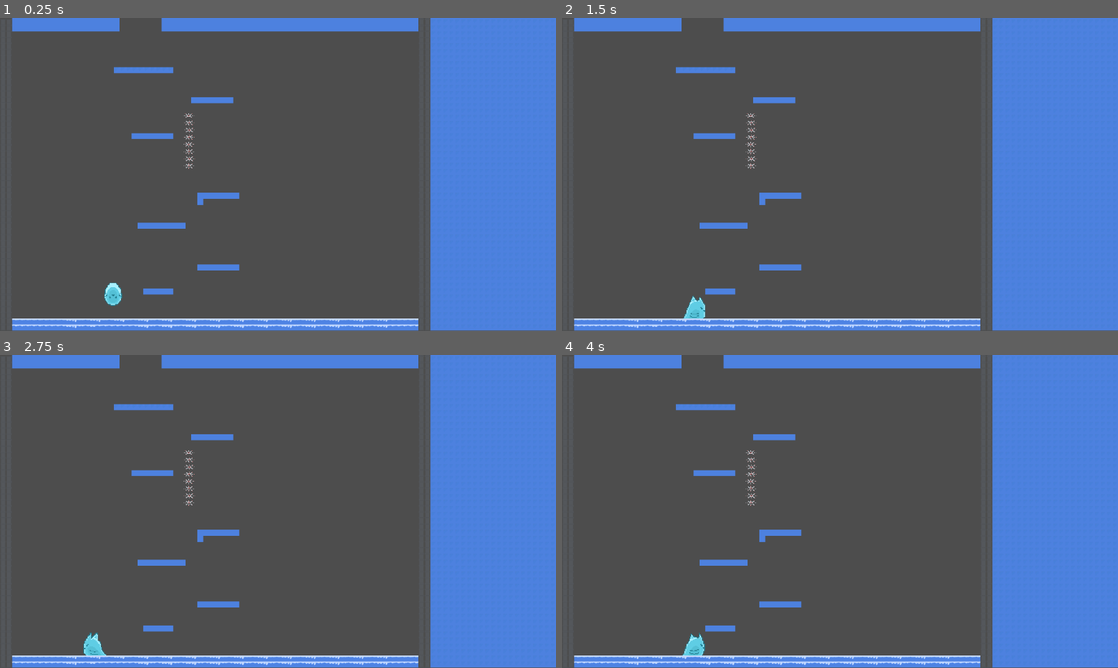
Above: before the commit, frames 1-4 (two rows, left to right).
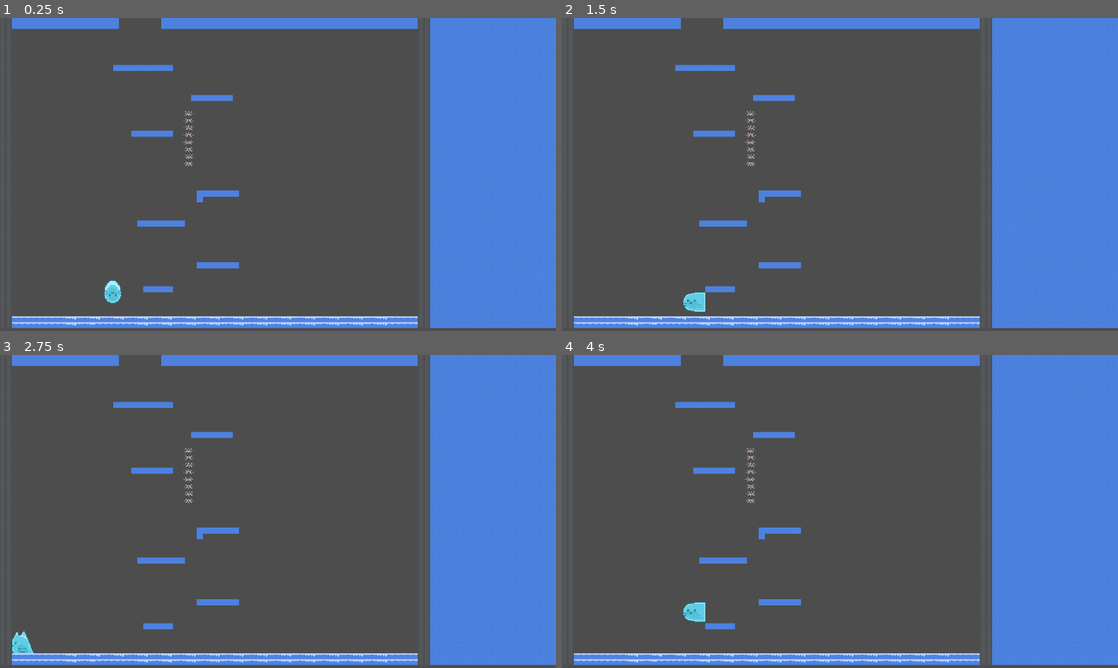
Above: after the commit, the same moments.

Repository: Flim77/ComeBack_Jam
Game: Godot game, scene res://Scenes/Test.tscn
The game is run twice, just before and just after one commit, with the same random seed, the same clock (stepped at 60 frames per second) and the same inputs.
Inputs:
- Up to frame 1 (0.25 s): no input
- Up to frame 2 (1.5 s): hold Right (move_right) from 0.53 s (still down); tap Shift (dash) at 0.6 s; tap Space (jump) at 0.77, 0.8, 1.07, 1.35 s
- Up to frame 3 (2.75 s): tap Space (jump) at 1.52, 1.82, 2.3 s; tap Shift (dash) at 1.55, 2.1 s; release Right (move_right) at 2.03 s; hold Left (move_left) from 2.03 s (still down)
- Up to frame 4 (4 s): release Left (move_left) at 2.78 s; hold Right (move_right) from 2.78 s (still down); tap E (split) at 2.85 s; tap Space (jump) at 3.02, 3.32, 3.77, 3.8 s; tap Shift (dash) at 3.05, 3.6 s

The runs differ from the first frame. In frame 1, 5.1% of the frame differs, in the area x 2-100%, y 0-100%; in frame 2, 5.2%; in frame 3, 5.4%; in frame 4, 5.4%.

Commit message:
camera fix

Diff:
--- a/come-back/Scenes/Test.tscn
+++ b/come-back/Scenes/Test.tscn
@@ -116,12 +116,6 @@
 physics_layer_0/collision_layer = 1
 sources/0 = SubResource("TileSetAtlasSource_0dy5s")
 
-[sub_resource type="RectangleShape2D" id="RectangleShape2D_f2nln"]
-size = Vector2(1151, 839)
-
-[sub_resource type="RectangleShape2D" id="RectangleShape2D_efk68"]
-size = Vector2(1151.5, 836.5)
-
 [node name="Level" type="Node2D" unique_id=1392105413]
 script = ExtResource("1_efk68")
 
@@ -142,32 +136,14 @@
 tile_map_data = PackedByteArray("AAAhABsAAAAKAAgAAAAiABsAAAAKAAgAAAAiABoAAAAKAAgAAAAjABoAAAAKAAgAAAAkABoAAAAKAAgAAAAlAB …(18576 unchanged characters)…
 tile_set = SubResource("TileSet_gxb1y")
 
-[node name="Camera2D" type="Camera2D" parent="." unique_id=588168796]
-position = Vector2(105, 31.999992)
-scale = Vector2(2.8298318, 2.168859)
+[node name="Camera2D" type="Camera2D" parent="." unique_id=403361389]
+position = Vector2(106, 38.000004)
+scale = Vector2(8.007948, 4.7039495)
 zoom = Vector2(0.215, 0.215)
 
 [node name="StaticBody2D" parent="." unique_id=997201193 instance=ExtResource("3_0dy5s")]
 position = Vector2(-133, -58)
-
-[node name="Floors" type="Node2D" parent="." unique_id=618612029]
-visible = false
-
-[node name="Floor1" type="Area2D" parent="Floors" unique_id=1131949694]
-visible = false
-
-[node name="CollisionShape2D" type="CollisionShape2D" parent="Floors/Floor1" unique_id=350010114]
-visible = false
-position = Vector2(-62.5, 31.5)
-shape = SubResource("RectangleShape2D_f2nln")
-
-[node name="Floor2" type="Area2D" parent="Floors" unique_id=1264542562]
-visible = false
-position = Vector2(0, -1000)
-
-[node name="CollisionShape2D" type="CollisionShape2D" parent="Floors/Floor2" unique_id=1741031138]
-position = Vector2(-62.75, 193.75)
-shape = SubResource("RectangleShape2D_efk68")
+collision_mask = 2
 
 [connection signal="change_camera_pos" from="Player/CharacterBody2D" to="." method="_on_character_body_2d_change_camera_pos"]
 
--- a/come-back/Scenes/level.gd
+++ b/come-back/Scenes/level.gd
@@ -2,13 +2,15 @@
 
 # ---Game Triggers ---
 @export var deathCount = 0
-var speedAdd = 0
-var jumpUnlock = false
-var dashUnlock = false
-var wallJumpUnlock = false
-var airDashUnlock = false
-var mitosisUnlock = false
-var trueMax_jumps = 1
+var speedAdd = 200
+var jumpUnlock = true
+var dashUnlock = true
+var wallJumpUnlock = true
+var airDashUnlock = true
+var passWallUnlock = true
+var mitosisUnlock = true
+var trueMax_jumps = 2
+
 
 
 func _on_player_change_camera_pos(player_pos):
--- a/come-back/Scenes/player.gd
+++ b/come-back/Scenes/player.gd
@@ -42,16 +42,21 @@
 var dashin = false
 
 # --- Camera ---
-@export var cam_height: int = 720
+var current_cam_index := 0
+@export var cam_height := 720
 @export var cam_lower_limit: int = 360
 @export var cam_upper_limit: int = -360
 
+
 signal change_camera_pos
 
 
 
 # for faster speed and double jump we can edit
 # preexisting variables
+func _ready() -> void:
+	if Level.passWallUnlock:
+		pass_block()
 
 func _physics_process(delta):
 	apply_gravity(delta)
@@ -210,16 +215,25 @@
 		play_anim("idle")
 	was_moving = is_moving
 
+
+
 func camera_movement_match():
-	if position.y < cam_upper_limit:
-		cam_lower_limit -= cam_height
-		cam_upper_limit -= cam_height
-		change_camera_pos.emit(cam_upper_limit)
-
-	if position.y > cam_lower_limit:
-		cam_lower_limit += cam_height
-		cam_upper_limit += cam_height
-		change_camera_pos.emit(cam_upper_limit)
+	var center_y = current_cam_index * cam_height + cam_height / 2
+
+	# Moving UP
+	if global_position.y < center_y - (cam_height / 2):
+		current_cam_index -= 1
+		emit_camera()
+
+	# Moving DOWN
+	elif global_position.y > center_y + (cam_height / 2):
+		current_cam_index += 1
+		emit_camera()
+
+
+func emit_camera():
+	var new_cam_y = current_cam_index * cam_height + cam_height / 2
+	change_camera_pos.emit(new_cam_y)
 
 func start_dash():
 	is_dashing = true
